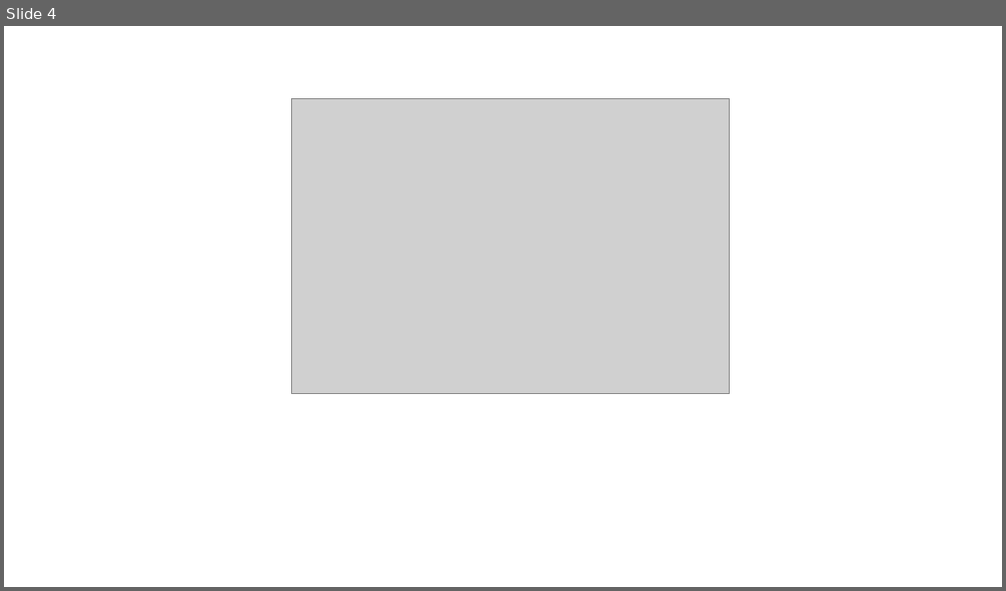
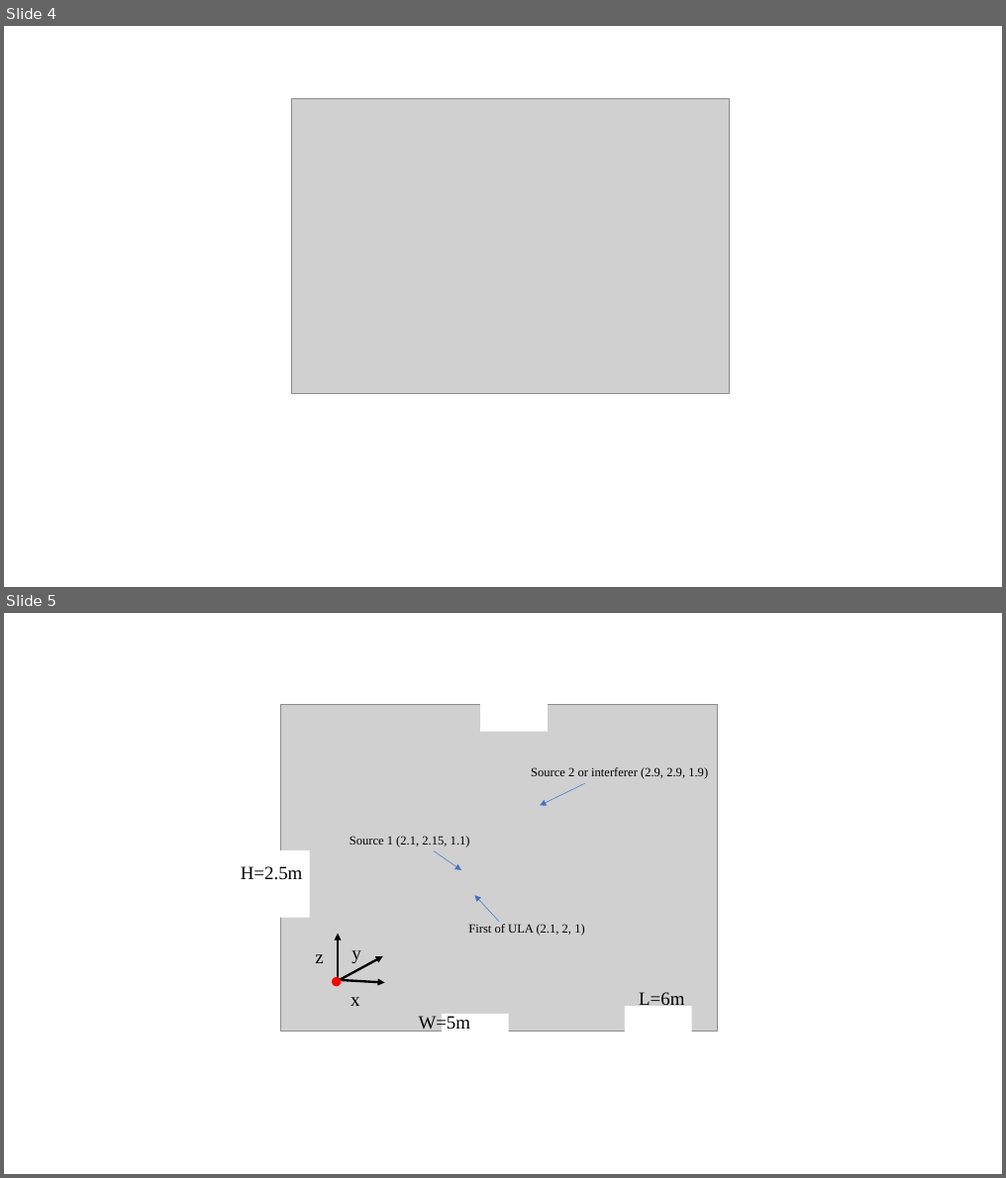
Before and after one commit to anchiyuan/CTF, a slide deck: 畢業論文/圖片整理.pptx. Shown one above the other, each under a label of ours: slide 4 before the commit, slides 4 and 5 after it. The pictures are 1006x591 and 1006x1178 pixels, drawn with LibreOffice and Linux fonts; fonts in the diff are those of the drawing; grey boxes stand for pictures. Boxes give left, top, right and bottom in pixels: in the first picture for what was removed or moved away, otherwise in the second. Text is boxed around its words. In the diff, an @@ line names an element or a change of style, - is before the commit and + after.

```diff
--- a/畢業論文/圖片整理.pptx
+++ b/畢業論文/圖片整理.pptx
@@ slide 5 added at box(4, 613, 1002, 1174), background #FFFFFF @@
@@ rectangle added at box(481, 701, 548, 731), fill #FFFFFF @@
@@ picture added at box(281, 704, 718, 1032) @@
@@ text added at box(531, 767, 708, 779), 12 pt, text #000000 @@
+Source 2 or interferer (2.9, 2.9, 1.9)
@@ arrow added from (585, 783) to (540, 805), #4472C4 0.5 pt @@
@@ text added at box(350, 836, 470, 848), 12 pt, text #000000 @@
+Source 1 (2.1, 2.15, 1.1)
@@ text added at box(241, 866, 303, 880), 18 pt, text #000000 @@
+H=2.5m
@@ rectangle added at box(279, 851, 310, 918), fill #FFFFFF @@
@@ arrow added from (434, 851) to (461, 870), #4472C4 0.5 pt @@
@@ arrow added from (499, 922) to (475, 895), #4472C4 0.5 pt @@
@@ arrow added from (338, 980) to (338, 934), #000000 2.25 pt @@
@@ text added at box(468, 924, 584, 936), 12 pt, text #000000 @@
+First of ULA (2.1, 2, 1)
@@ text added at box(315, 955, 323, 963), 18 pt, text #000000 @@
+z
@@ arrow added from (340, 980) to (383, 957), #000000 2.25 pt @@
@@ text added at box(351, 951, 360, 963), 18 pt, text #000000 @@
+y
@@ ellipse added at box(333, 977, 341, 986), fill #FF0000, outline #FF0000 1 pt @@
@@ arrow added from (342, 980) to (385, 983), #000000 2.25 pt @@
@@ text added at box(350, 997, 359, 1006), 18 pt, text #000000 @@
+x
@@ text added at box(639, 992, 684, 1009), 18 pt, text #000000 @@
+L=6m
@@ text added at box(419, 1015, 471, 1034), 18 pt, text #000000 @@
+W=5m
@@ rectangle added at box(442, 1014, 509, 1045), fill #FFFFFF @@
@@ rectangle added at box(625, 1006, 692, 1036), fill #FFFFFF @@
```
Also in this commit, not shown: 2 other files.
